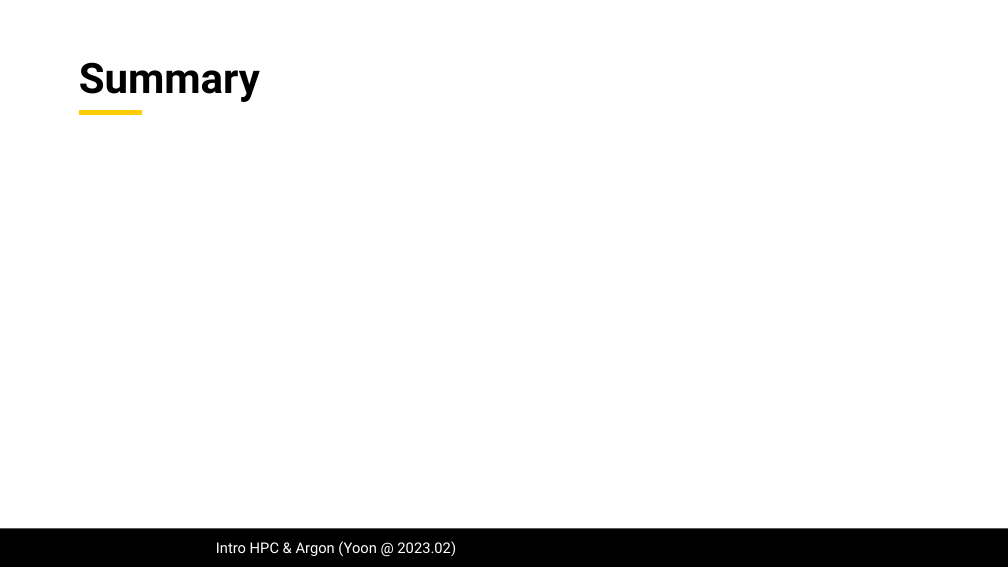
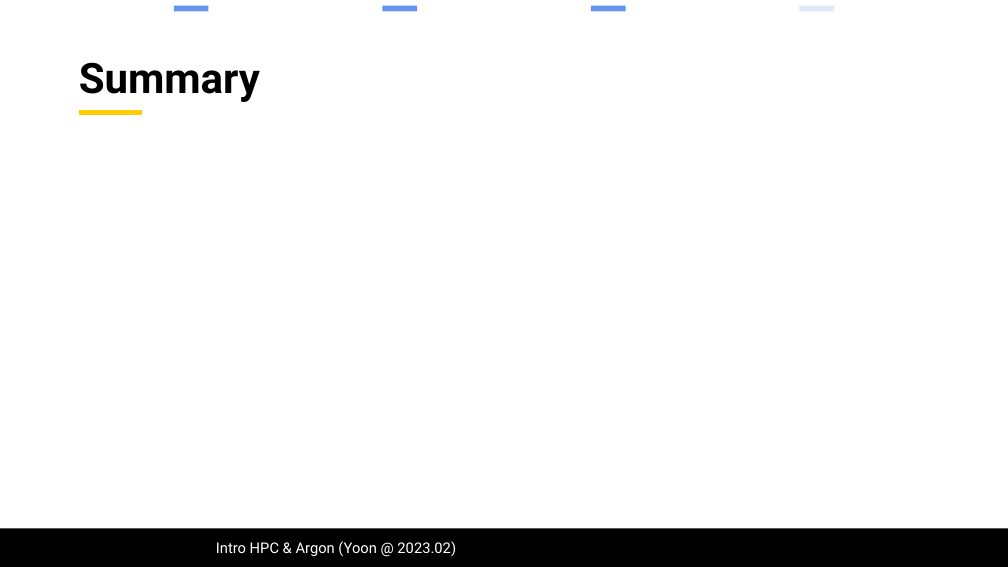
Before and after one commit to astrodoo/PPT_Macro, a slide deck: slide 6 of macro_test.pptm (slide 4 before the commit). Drawn at 1008x567 pixels with LibreOffice and Linux fonts; fonts in the diff are those of the drawing; background and template pictures are left out. Boxes give left, top, right and bottom in pixels: in the first picture for what was removed or moved away, otherwise in the second. Text is boxed around its words. In the diff, an @@ line names an element or a change of style, - is before the commit and + after.

```diff
--- a/macro_test.pptm
+++ b/macro_test.pptm
@@ rectangle added at (174,5,209,11), fill #6495ED @@
@@ rectangle added at (383,5,417,11), fill #6495ED @@
@@ rectangle added at (591,5,626,11), fill #6495ED @@
@@ rectangle added at (799,5,834,11), fill #6495ED at 20% opacity @@
```
Also in this commit, not shown: 2 other slides changed, 4 slides added, 3 other files.
